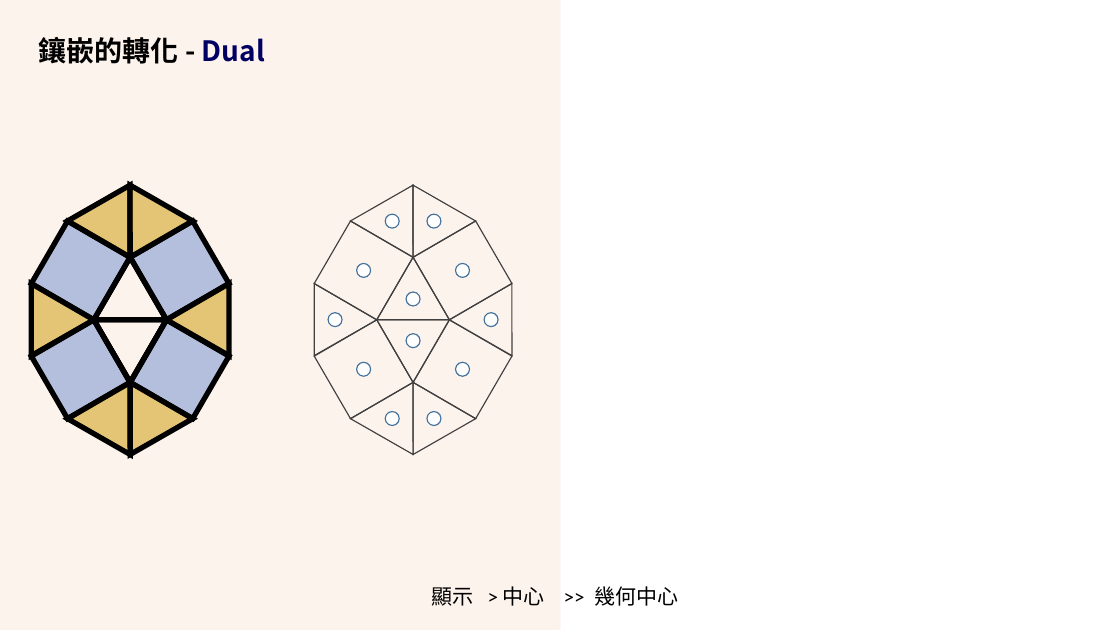
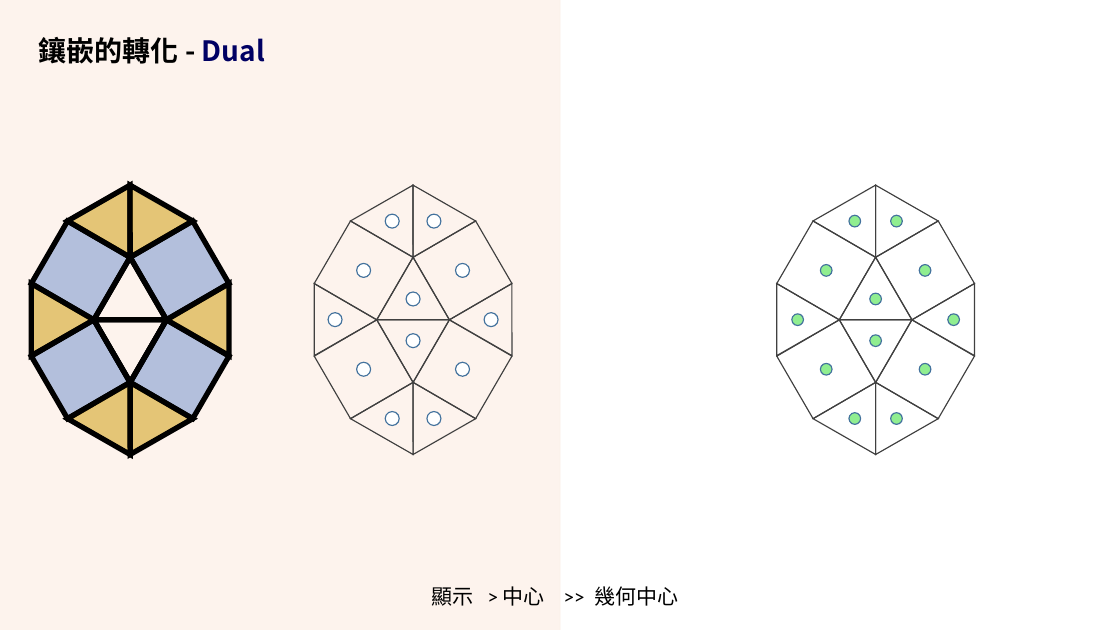
Before and after one commit to LittleD3092/My-Vault, a slide deck: slide 22 of Patterning and Drawing/4/AMA-數藝-5-2-5-密鋪-轉化-2024-0419.pptx (slide 12 before the commit). Drawn at 1120x630 pixels with LibreOffice and Linux fonts; fonts in the diff are those of the drawing; background and template pictures are left out. Boxes give left, top, right and bottom in pixels: in the first picture for what was removed or moved away, otherwise in the second. Text is boxed around its words. In the diff, an @@ line names an element or a change of style, - is before the commit and + after.

```diff
--- a/Patterning and Drawing/4/AMA-數藝-5-2-5-密鋪-轉化-2024-0419.pptx
+++ b/Patterning and Drawing/4/AMA-數藝-5-2-5-密鋪-轉化-2024-0419.pptx
@@ triangle added at box(814, 167, 907, 257), outline #404040 1 pt @@
@@ triangle added at box(845, 167, 938, 257), outline #404040 1 pt @@
@@ rectangle added at box(777, 221, 876, 320), outline #404040 1 pt @@
@@ ellipse added at box(849, 215, 861, 227), fill #90EE90, outline #43739E 1 pt @@
@@ rectangle added at box(876, 221, 974, 320), outline #404040 1 pt @@
@@ ellipse added at box(891, 215, 902, 227), fill #90EE90, outline #43739E 1 pt @@
@@ ellipse added at box(821, 265, 833, 276), fill #90EE90, outline #43739E 1 pt @@
@@ triangle added at box(839, 257, 912, 319), outline #404040 1 pt @@
@@ ellipse added at box(919, 265, 931, 276), fill #90EE90, outline #43739E 1 pt @@
@@ triangle added at box(745, 284, 839, 374), outline #404040 1 pt @@
@@ ellipse added at box(870, 293, 881, 305), fill #90EE90, outline #43739E 1 pt @@
@@ triangle added at box(912, 284, 1006, 374), outline #404040 1 pt @@
@@ rectangle added at box(777, 320, 876, 419), outline #404040 1 pt @@
@@ ellipse added at box(792, 314, 804, 326), fill #90EE90, outline #43739E 1 pt @@
@@ triangle added at box(839, 320, 912, 382), outline #404040 1 pt @@
@@ rectangle added at box(876, 320, 974, 419), outline #404040 1 pt @@
@@ ellipse added at box(948, 314, 960, 326), fill #90EE90, outline #43739E 1 pt @@
@@ ellipse added at box(870, 335, 881, 347), fill #90EE90, outline #43739E 1 pt @@
@@ triangle added at box(814, 383, 907, 473), outline #404040 1 pt @@
@@ ellipse added at box(821, 364, 833, 376), fill #90EE90, outline #43739E 1 pt @@
@@ triangle added at box(845, 383, 938, 473), outline #404040 1 pt @@
@@ ellipse added at box(919, 364, 931, 376), fill #90EE90, outline #43739E 1 pt @@
@@ ellipse added at box(849, 413, 861, 424), fill #90EE90, outline #43739E 1 pt @@
@@ ellipse added at box(891, 413, 902, 424), fill #90EE90, outline #43739E 1 pt @@
```
Also in this commit, not shown: 28 other slides changed, 10 slides added, 3 other files.
